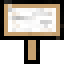
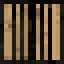
Layer changes from the first 64 × 64 image to the second:
removed layer "Paint Layer 13" over [0, 0, 64, 64]
hid "Paint Layer 14", painted on it over [0, 0, 64, 64]
added layer "Paint Layer 9" (1st of 2) above "Paint Layer 15" over [0, 0, 64, 64]
added layer "Paint Layer 15" above "Paint Layer 9" over [0, 0, 64, 64]
